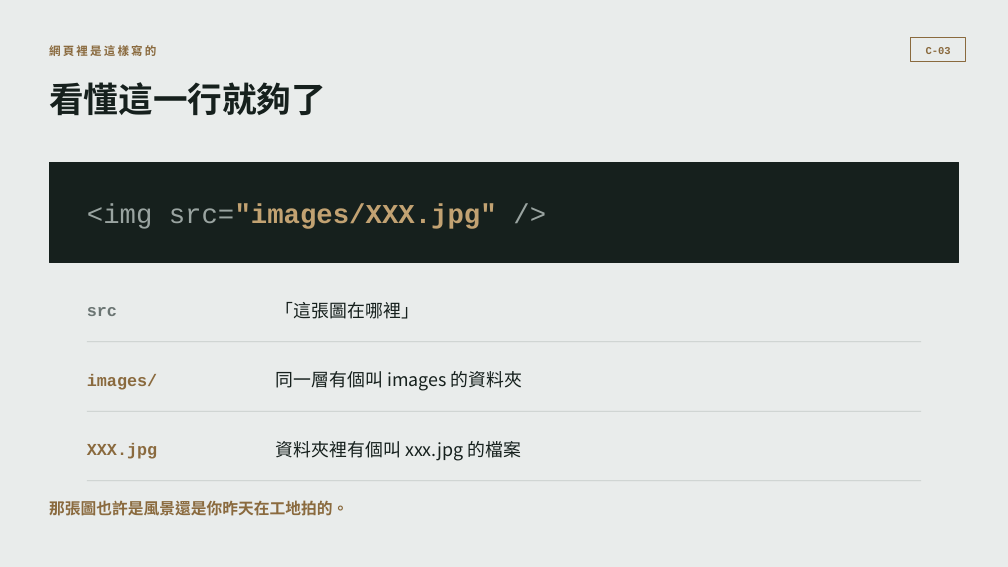
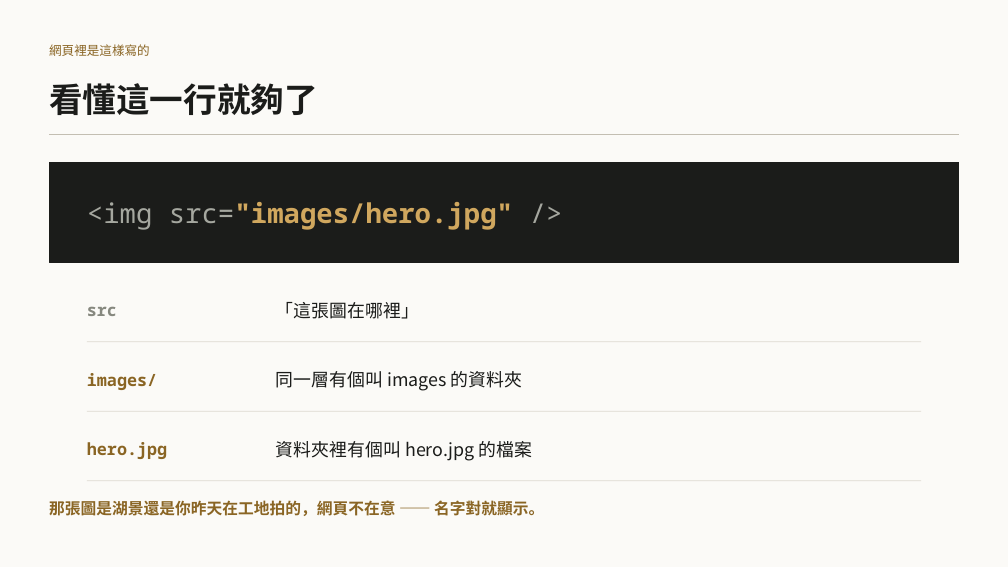
Before and after one commit to b39070566/architectureAiClass, a slide deck: slide 16 of slides/vibe-coding-workshop.pptx (slide 17 before the commit). Drawn at 1008x567 pixels with LibreOffice and Linux fonts; fonts in the diff are those of the drawing. Boxes give left, top, right and bottom in pixels: in the first picture for what was removed or moved away, otherwise in the second. Text is boxed around its words. In the diff, an @@ line names an element or a change of style, - is before the commit and + after.

```diff
--- a/slides/vibe-coding-workshop.pptx
+++ b/slides/vibe-coding-workshop.pptx
@@ background #E9ECEB to #FBFAF7 @@
@@ text "網頁裡是這樣寫的" at (49,44,150,56): size 11 to 12 pt, font Courier New to Noto Sans CJK TC, text colour #8A6A3E to #8A6524, letter spacing 2 to 0 pt, bold off @@
@@ rectangle removed at (911,38,966,62) @@
@@ text removed at (926,47,951,54) @@
-C-03
@@ text "看懂這一行就夠了" at (49,83,318,115): size 33 to 32 pt, text colour #16201D to #1B1C1A @@
@@ line added from (49, 135) to (959, 135), #C3BEB2 0.75 pt @@
@@ rectangle at (49,163,959,262): fill #16201D to #1B1C1A; outline #16201D 1 pt to #1B1C1A 1 pt @@
@@ line added from (49, 163) to (959, 163), #1B1C1A 0.75 pt @@
@@ text at (87,202,513,230): text changed; font Courier New to Noto Sans Mono; text colour #C2A272 to #D0A75E @@
-<img src="images/XXX.jpg" />
+<img src="images/hero.jpg" />
@@ text "src" at (87,307,117,316): font Courier New to Noto Sans Mono, text colour #6B7573 to #86887F @@
@@ text "「這張圖在哪裡」" at (276,302,419,319): text colour #16201D to #1B1C1A @@
@@ text "images/" at (87,373,157,390): font Courier New to Noto Sans Mono, text colour #8A6A3E to #8A6524 @@
@@ line (87, 342) - (921, 342): stroke #C3C9C7 0.75 pt to #DDD9D0 0.75 pt @@
@@ text "同一層有個叫 images 的資料夾" at (276,371,522,391): text colour #16201D to #1B1C1A @@
@@ line (87, 411) - (921, 411): stroke #C3C9C7 0.75 pt to #DDD9D0 0.75 pt @@
@@ text at (87,442,167,459): text changed; font Courier New to Noto Sans Mono; text colour #8A6A3E to #8A6524 @@
-XXX.jpg
+hero.jpg
@@ text at (276,441,533,461): text changed; text colour #16201D to #1B1C1A @@
-資料夾裡有個叫 xxx.jpg 的檔案
+資料夾裡有個叫 hero.jpg 的檔案
@@ text at (49,500,544,516): text changed; text colour #8A6A3E to #8A6524 @@
-那張圖也許是風景還是你昨天在工地拍的。
+那張圖是湖景還是你昨天在工地拍的，網頁不在意 —— 名字對就顯示。
@@ line (87, 481) - (921, 481): stroke #C3C9C7 0.75 pt to #DDD9D0 0.75 pt @@
```
Also in this commit, not shown: 34 other slides changed, 1 slide removed, 10 other files.
